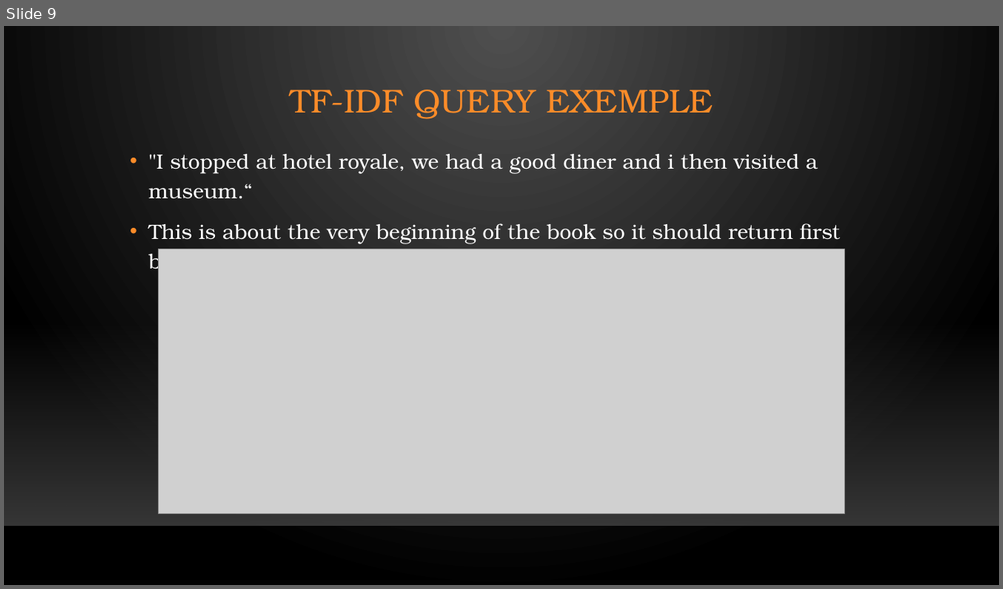
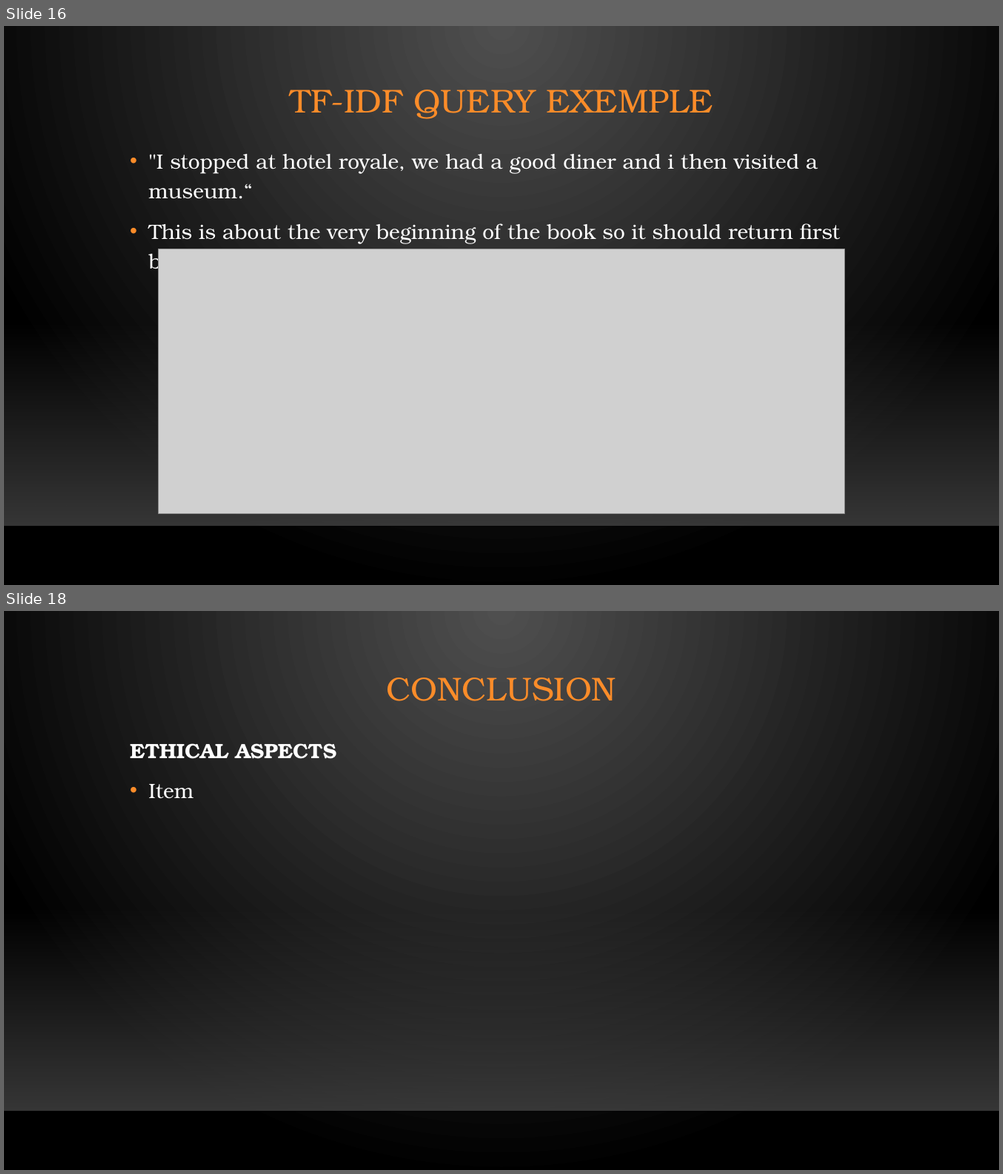
Before and after one commit to Lledune/DS-Project-Dracula, a slide deck: Understanding Dracula.pptx. Shown one above the other, each under a label of ours: slide 9 before the commit, slides 16 and 18 after it; the slides between them are not shown. The pictures are 1003x589 and 1003x1174 pixels, drawn with LibreOffice and Linux fonts; fonts in the diff are those of the drawing; grey boxes stand for pictures; background and template pictures are left out. Boxes give left, top, right and bottom in pixels: in the first picture for what was removed or moved away, otherwise in the second. Text is boxed around its words. In the diff, an @@ line names an element or a change of style, - is before the commit and + after.

Commit message:
Quasi fini ppt !
Manque que la conclusion

```diff
--- a/Understanding Dracula.pptx
+++ b/Understanding Dracula.pptx
@@ slide 18 added at bbox=[4, 611, 999, 1170], background gradient #505050 to #000000; not listed: 2 template elements that a slide beside it also shows @@
@@ title added at bbox=[387, 678, 616, 701], 32 pt, text #FB8C29 @@
+CONCLUSION
@@ text added at bbox=[130, 743, 337, 799], 20 pt, text #FFFFFF, bold @@
+ETHICAL ASPECTS
+• Item
@@ what was slide 9 is now slide 16 @@
```
Also in this commit, not shown: 8 other slides added, 1 slide removed, 2 other files.
